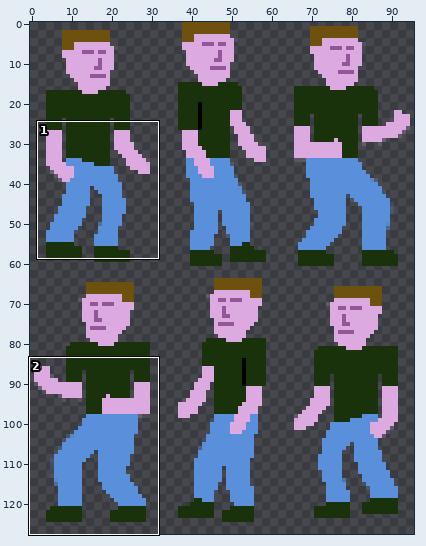
File history of a sprite sheet, graphics/bad-man6.png. The first picture is a wide view before the edit; the outline marks the close-up.
Close-up. As it was:
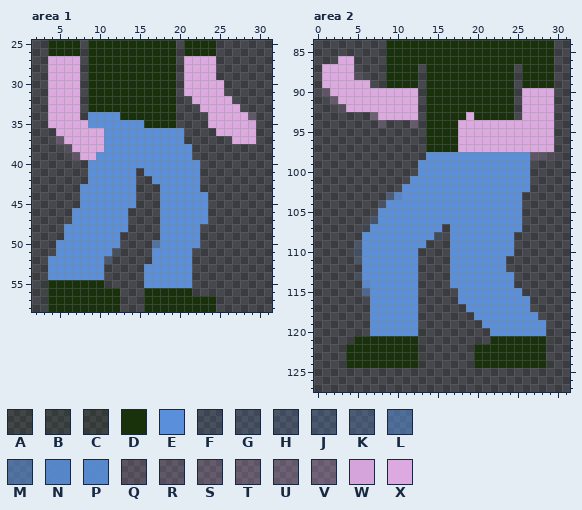
The file is 96x128 pixels. Pixels under 10% opacity are left out. Colours within 5 levels of each other are drawn and written as one. Shown: area 1: x 2..31, y 25..58; area 2: x 0..31, y 84..127. The commit also changed other parts of the picture, which this record leaves out.
Palette (. is transparent): A #19320c1a  B #19320c22  C #19320c29  D #19320c  E #5a90db  F #5a90db1b  G #5a90db27  H #5a90db2e  J #5a90db3b  K #5a90db48  L #5a90db87  M #5a90db95  N #5a90dbdf  P #5a90dbe6  Q #dca9e122  R #dca9e12a  S #dca9e133  T #dca9e13a  U #dca9e141  V #dca9e147  W #dca9e1f3  X #dca9e1
The result:
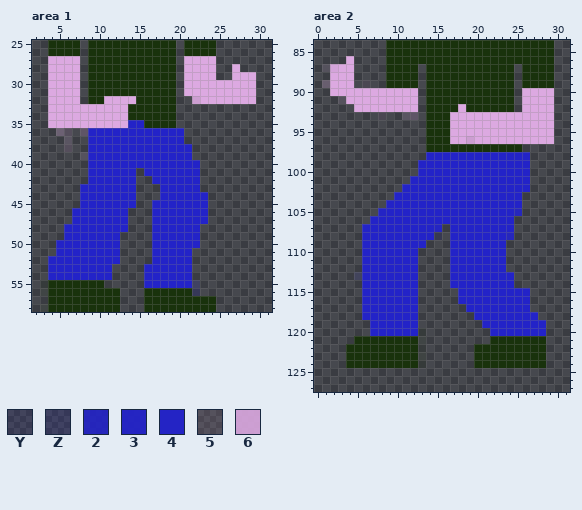
Colours new in this view: Y #2323c81d  Z #2323c82a  2 #2323c8e6  3 #2323c8f3  4 #2323c8f9  5 #dca9e11a  6 #dca9e1e6
From old to new:
colour E: #5a90db -> #2323c8
Area 1:
y 28: x 27 . -> X
y 29: x 27..29 ... -> XXX
y 30..31: x 26..29 .... -> XXXX
y 32: x 11..14 DDDD -> XXXX; x 22 X -> 6; x 27..29 ... -> XXX
y 33: x 8..13 .DDDDD -> XXXXXX; x 23..27 XXXXX -> .....
y 34: x 8..13 .EEEED -> XXXXXX; x 24..29 XXXXXR -> ......
y 35: x 9..13 EEEEE -> XXXXX; x 24..29 XXXXXW -> ......
y 36: x 5..10 XXXXXX -> UR.TEE; x 25..29 XXXXX -> .....
y 37: x 5..10 UXXXXX -> .Q..EE; x 27..29 XXX -> ...
y 38: x 7..10 XXXX -> ..EE
y 39: x 7..9 TXX -> .5E
y 45..49: x 17 . -> E
y 50: x 17 M -> E
y 51: x 12 F -> E
y 52: x 11..12 J. -> EE
y 53..54: x 11 . -> E
y 55..56: x 22 . -> Z
Area 2:
y 86: x 3 X -> .
y 87: x 1..2 XX -> 5W
y 88: x 1 X -> .; x 5 R -> .
y 89: x 1 X -> T; x 5..6 XX -> .5
y 90: x 1 T -> .
y 91: x 2..3 VX -> .5
y 92: x 3..4 RX -> ..; x 18 D -> X
y 93: x 7..12 UXXXXX -> .5..QT; x 17..18 DD -> XX; x 20..25 DDDDD. -> XXXXXX
y 94: x 8 R -> .; x 12 S -> .; x 17 D -> X
y 95: x 17 D -> X
y 96: x 17 D -> X; x 19 X -> 6
y 97: x 18..29 XXXXXXXXXXXX -> DDDDDDDD....
y 98: x 27..29 TQQ -> ...
y 103: x 9..10 KN -> .E
y 104: x 8 G -> .
y 105: x 8 E -> 4; x 25 E -> 2
y 106: x 7 K -> E; x 25 E -> .
y 107: x 6 F -> E; x 15 E -> 3; x 25 E -> .
y 108: x 15 H -> Y; x 24 E -> 2
y 109: x 5 H -> .; x 24 E -> .
y 110: x 5 J -> .; x 24 E -> .
y 111: x 5 H -> .
y 113: x 5 F -> Y
y 114: x 6 P -> E
y 115: x 6 L -> E; x 26 . -> E
y 116..118: x 6 . -> E
y 121: x 29 C -> .
y 124: x 29 B -> .
Pixel boxes of the changes (left, top, right, bottom) in both close-ups:
changed: (48, 64, 256, 296)
changed: (322, 56, 554, 368)
